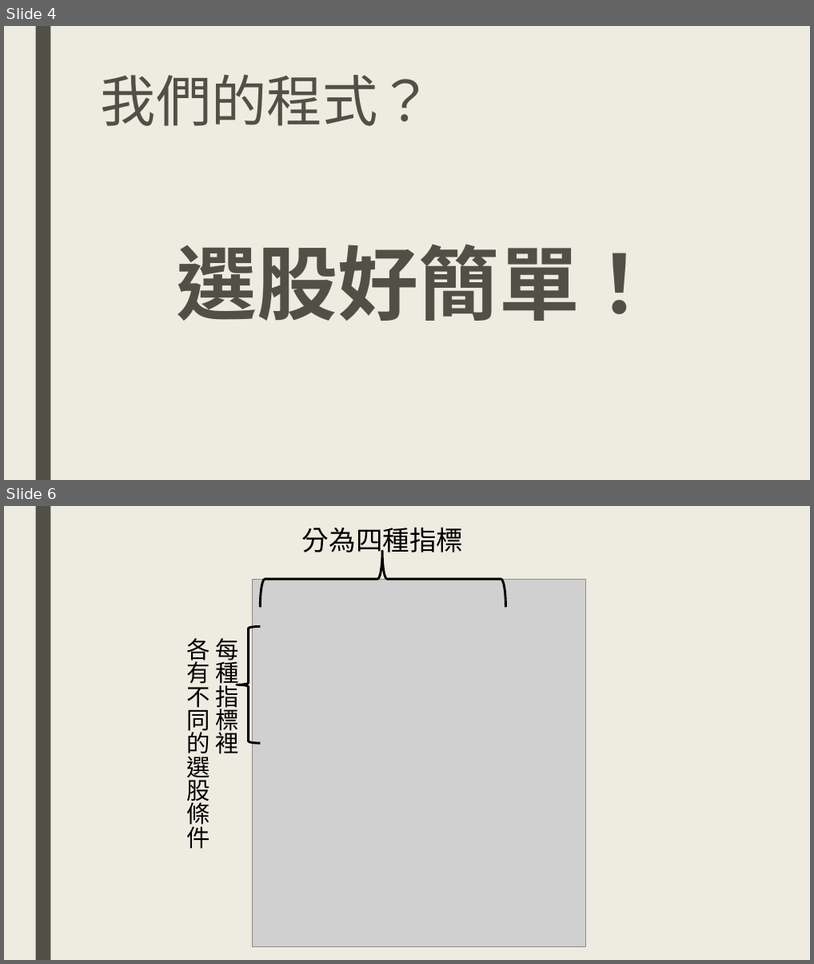
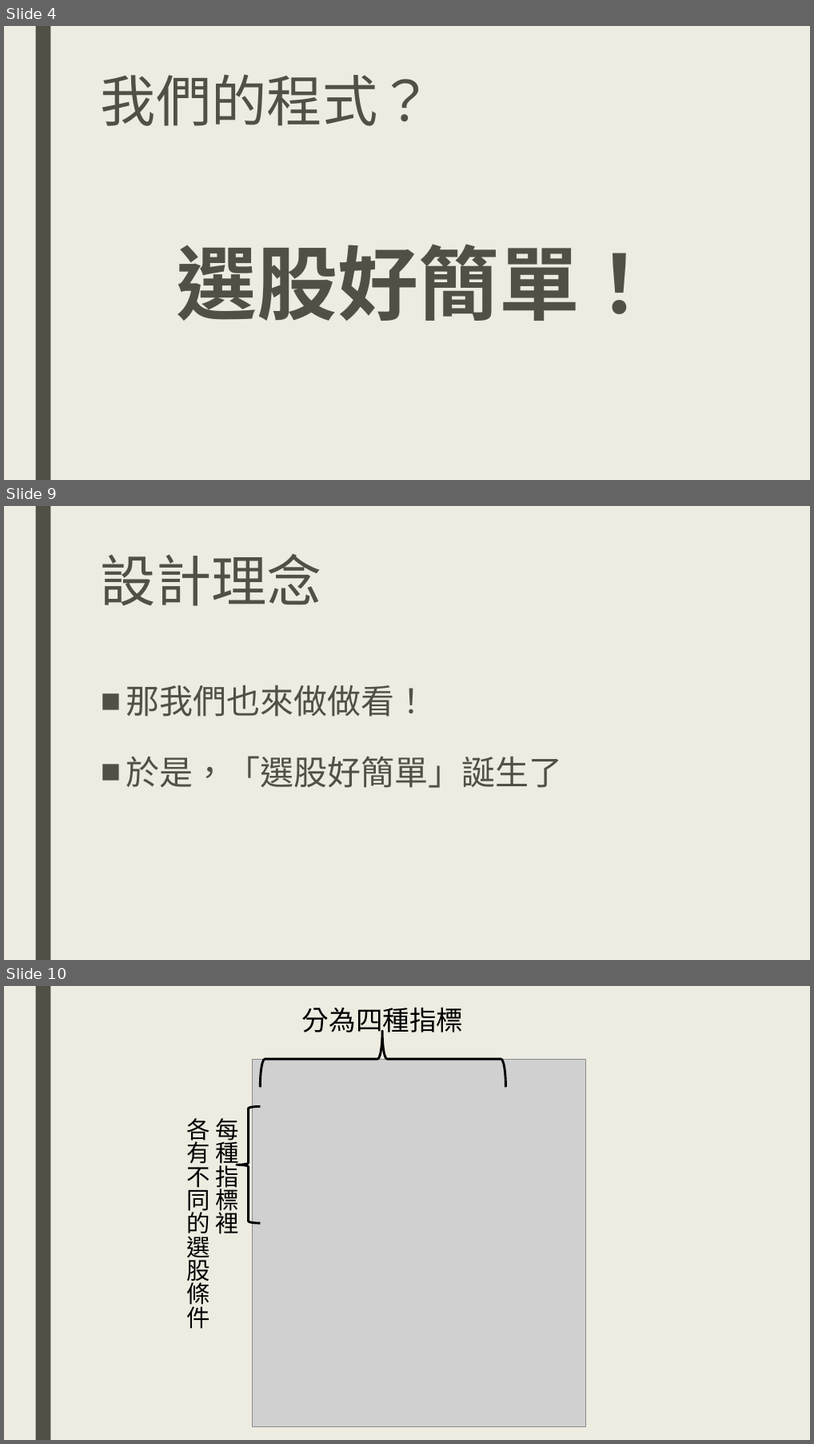
Before and after one commit to DanTsai0903/Stock-King-Project, a slide deck: 商管程式報告.pptx. Shown one above the other, each under a label of ours: slides 4 and 6 before the commit, slides 4, 9 and 10 after it; the slides between them are not shown. The pictures are 814x964 and 814x1444 pixels, drawn with LibreOffice and Linux fonts; fonts in the diff are those of the drawing; grey boxes stand for pictures. Boxes give left, top, right and bottom in pixels: in the first picture for what was removed or moved away, otherwise in the second. Text is boxed around its words. In the diff, an @@ line names an element or a change of style, - is before the commit and + after.

```diff
--- a/商管程式報告.pptx
+++ b/商管程式報告.pptx
@@ slide 9 added at [4,506,810,960], background #EEECE1; not listed: 1 template element that a slide beside it also shows @@
@@ title added at [101,554,322,606], 66 pt, text #505046 @@
+設計理念
@@ text added at [126,685,562,788], 40 pt, text #505046 @@
+■ 那我們也來做做看！
+■ 於是，「選股好簡單」誕生了
@@ what was slide 6 is now slide 10 @@
```
Also in this commit, not shown: 2 slides changed, 4 other slides added.
